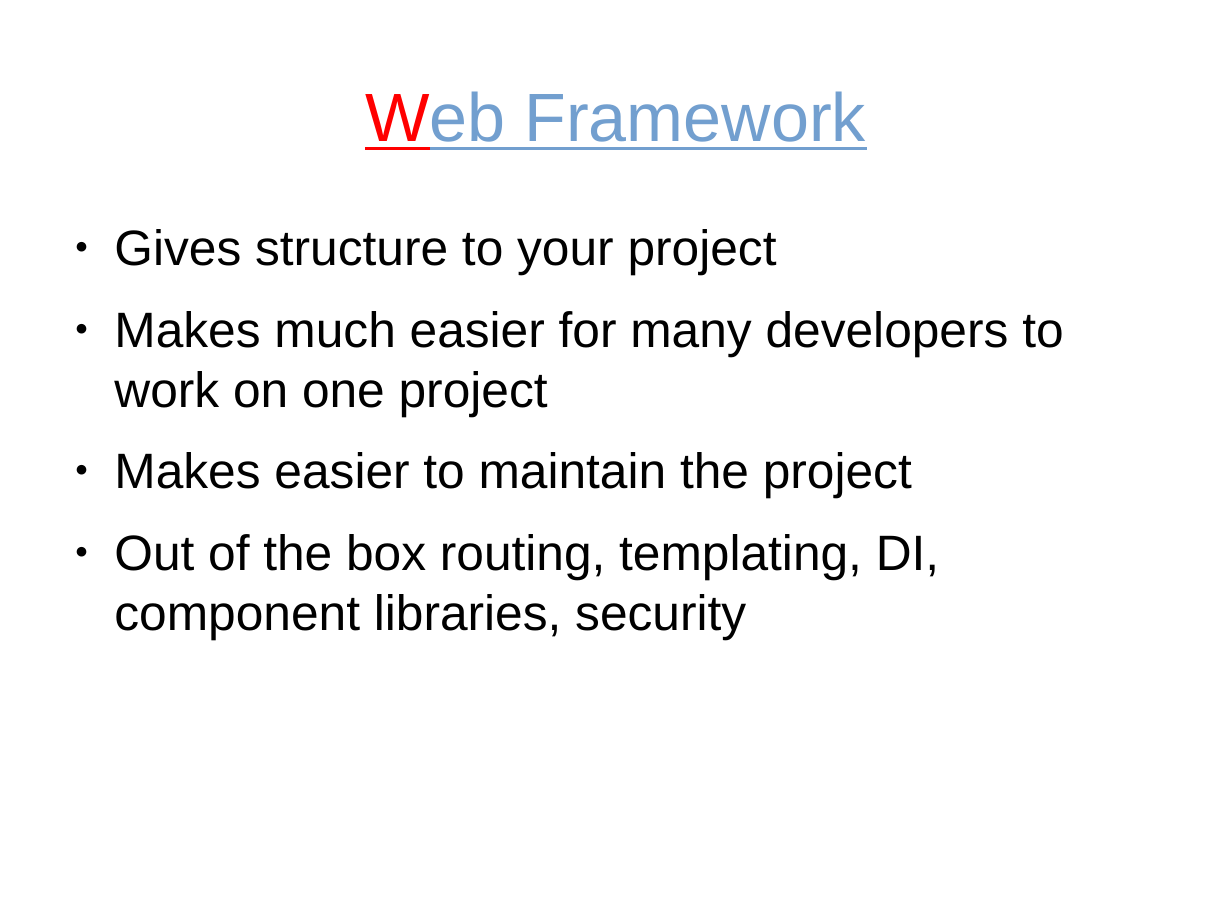
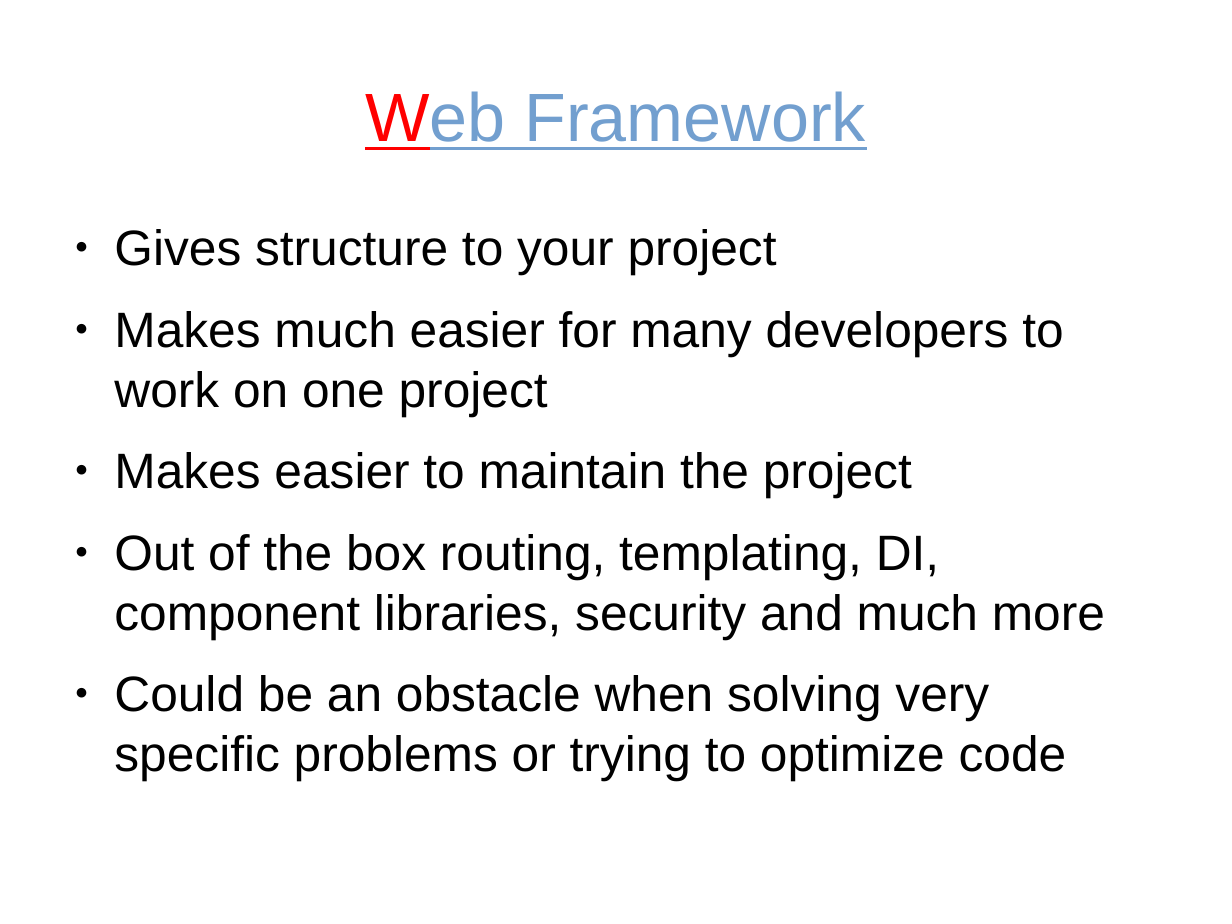
Before and after one commit to tautvilas/frameworks-lecture, a slide deck: slide 8 of doc/presentation.odp. Drawn at 1232x924 pixels with LibreOffice and Linux fonts; fonts in the diff are those of the drawing. Boxes give left, top, right and bottom in pixels: in the first picture for what was removed or moved away, otherwise in the second. Text is boxed around its words. In the diff, an @@ line names an element or a change of style, - is before the commit and + after.

```diff
--- a/doc/presentation.odp
+++ b/doc/presentation.odp
@@ text at (114,534,1105,780): text changed @@
-● Out of the box routing, templating, DI, component libraries, security
+● Out of the box routing, templating, DI, component libraries, security and much more
+● Could be an obstacle when solving very specific problems or trying to optimize code
```
Also in this commit, not shown: 4 other slides changed, 1 other file.
